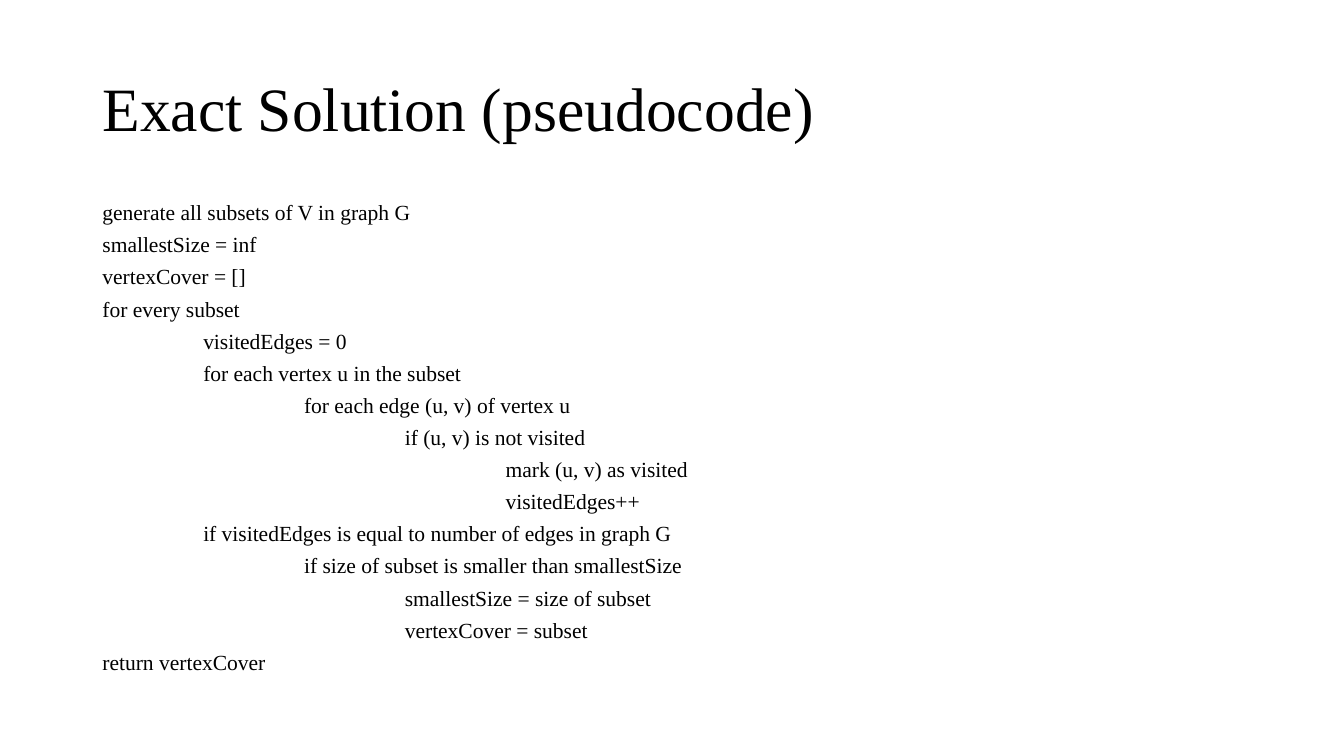
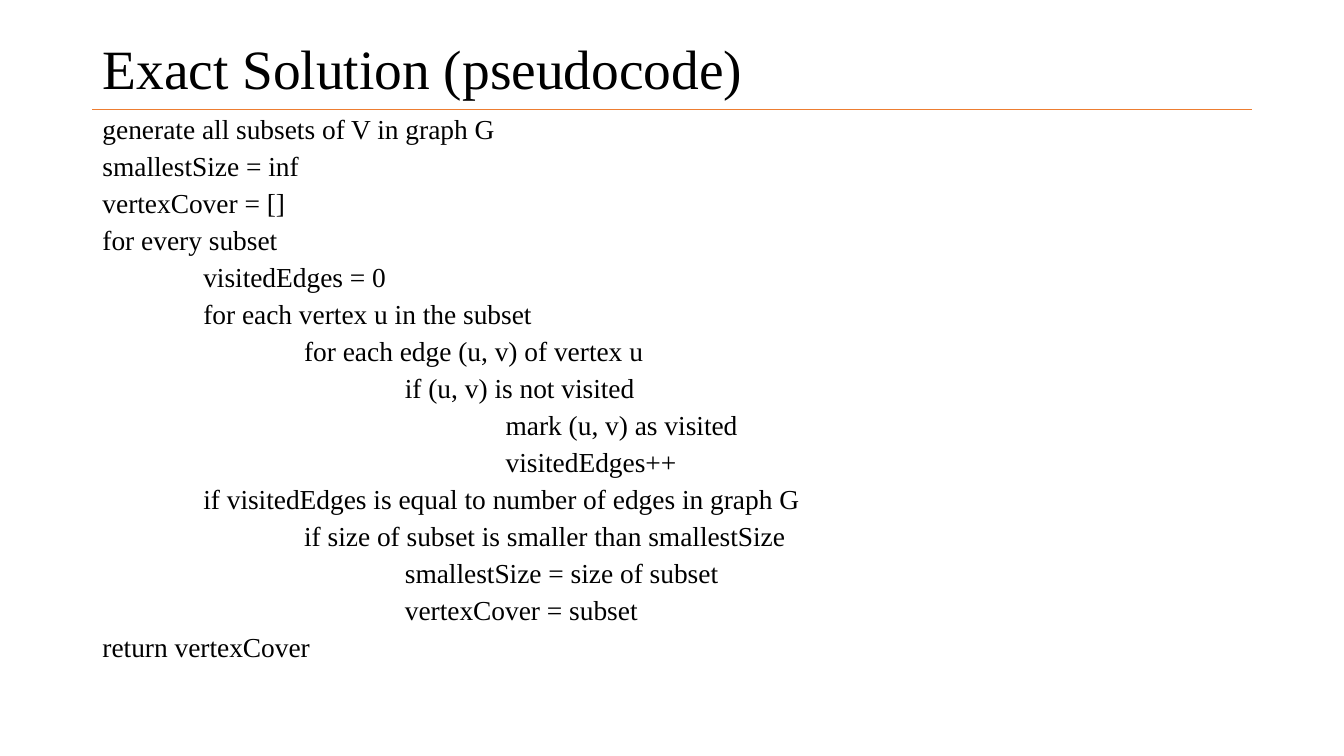
Before and after one commit to chen6wx/np-project, a slide deck: slide 7 of presentations/problem_presentation.pptx. Drawn at 1344x756 pixels with LibreOffice and Linux fonts; fonts in the diff are those of the drawing. Boxes give left, top, right and bottom in pixels: in the first picture for what was removed or moved away, otherwise in the second. Text is boxed around its words. In the diff, an @@ line names an element or a change of style, - is before the commit and + after.

```diff
--- a/presentations/problem_presentation.pptx
+++ b/presentations/problem_presentation.pptx
@@ title "Exact Solution (pseudocode)" at <box>102,50,742,99</box>: size 44 to 39.6 pt @@
@@ text "generate all subsets of V ...": place and size @@
-text "generate all subsets of V ..." at <box>102,205,687,671</box>
+text "generate all subsets of V ..." at <box>102,119,799,658</box>
@@ text "generate all subsets of V ..." at <box>102,119,799,658</box>: size 15.4 to 19.6 pt @@
@@ line added from (93, 109) to (1252, 109), #ED7D31 0.5 pt @@
```
Also in this commit, not shown: 7 other slides changed, 3 slides added, 2 slides removed.
